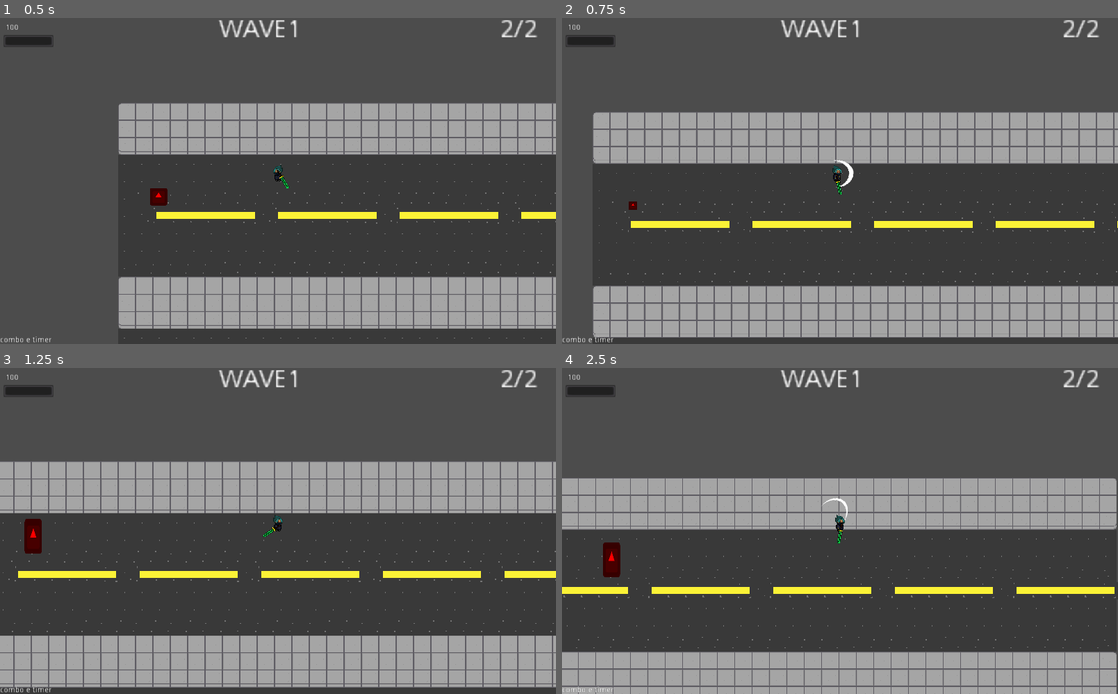
Above: before the commit, frames 1-4 (two rows, left to right).
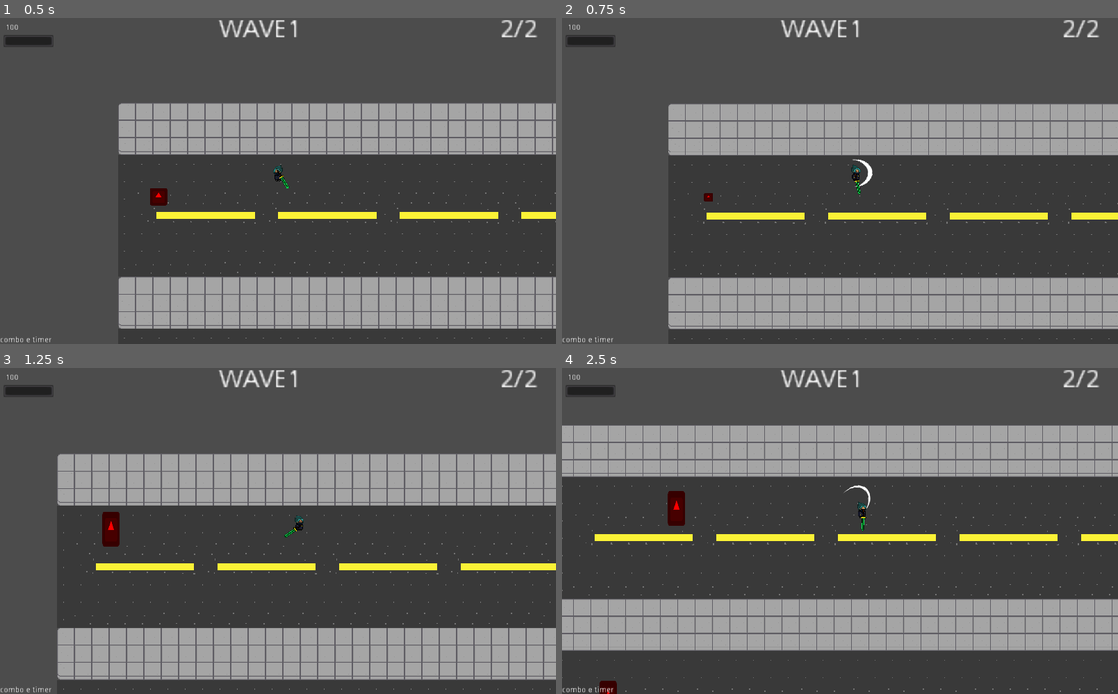
Above: after the commit, the same moments.

Repository: BielMaxBR/jam-do-renzk
Game: Godot game, scene res://scenes/Cenario/main.tscn
Two runs of this game, one before a commit and one after it. Both use one fixed random seed, a clock stepped at 60 frames per second and the inputs below. The engine's default icon, where the game draws it, is replaced by a stand-in: a white triangle on a blue panel in a dark square.
Inputs (mouse positions are in pixels of both pictures, inside the frame that each line leads up to):
- Up to frame 1 (0.5 s): no input
- Up to frame 2 (0.75 s): move the mouse to (962, 164) at 0.52 s; hold D (ui_right) from 0.53 s (still down); click (962, 164) at 0.6 s
- Up to frame 3 (1.25 s): keep holding D (ui_right)
- Up to frame 4 (2.5 s): move the mouse to (728, 547) at 1.27 s; release D (ui_right) at 1.28 s; hold S (ui_down) 1.28-2.03 s; click (728, 547) at 1.35 s; move the mouse to (895, 459) at 2.02 s; hold D (ui_right) from 2.03 s (still down); right-click (895, 459) at 2.1 s; click (895, 459) at 2.3 s

Frame 1 is identical in both runs. In frame 2, 21% of the frame differs, in the area x 5-100%, y 26-99%; in frame 3, 21%; in frame 4, 63%, in the area x 0-100%, y 17-100%.

Commit message:
detalhes..

Diff:
--- a/projeto do jogo da jam/scenes/player/camera_jogador.tscn
+++ b/projeto do jogo da jam/scenes/player/camera_jogador.tscn
@@ -3,6 +3,7 @@
 [ext_resource path="res://scripts/player/camera_jogador.gd" type="Script" id=1]
 
 [node name="camera_jogador" type="Camera2D"]
+smoothing_enabled = true
 script = ExtResource( 1 )
 
 [node name="tween_zoom" type="Tween" parent="."]
--- a/projeto do jogo da jam/scripts/cenario/spawner.gd
+++ b/projeto do jogo da jam/scripts/cenario/spawner.gd
@@ -8,5 +8,6 @@
 	if inimigo != null:
 		self.get_parent().add_child(inimigo)
 	else:
-		print("variavel do spawn = null")
+		#print("variavel do spawn = null")
+		pass
 	self.queue_free()
--- a/projeto do jogo da jam/scripts/inimigos/inimigo_melee_1.gd
+++ b/projeto do jogo da jam/scripts/inimigos/inimigo_melee_1.gd
@@ -50,10 +50,10 @@
 
 
 func inimigo_acertado(param_saude):
-	print("inimigo acertado ", param_saude)
-
+	#print("inimigo acertado ", param_saude)
+	pass
 
 func inimigo_morto(param_saude):
-	print("inimigo morto ", param_saude)
+	#print("inimigo morto ", param_saude)
 	emit_signal("morreu")
 	self.queue_free()
--- a/projeto do jogo da jam/scripts/inimigos/inimigo_melee_2.gd
+++ b/projeto do jogo da jam/scripts/inimigos/inimigo_melee_2.gd
@@ -38,10 +38,10 @@
 
 
 func inimigo_acertado(param_saude):
-	print("inimigo_acertado, saude: ", param_saude)
-
+	#print("inimigo_acertado, saude: ", param_saude)
+	pass
 
 func inimigo_morto(param_saude):
-	print("inimigo_morto, saude: ", param_saude)
+	#print("inimigo_morto, saude: ", param_saude)
 	emit_signal("morreu")
 	queue_free()
--- a/projeto do jogo da jam/scripts/inimigos/inimigo_ranged_1.gd
+++ b/projeto do jogo da jam/scripts/inimigos/inimigo_ranged_1.gd
@@ -56,10 +56,11 @@
 
 
 func inimigo_acertado():
-	print("inimigo acertado")
-
+	#print("inimigo acertado")
+	pass
 
 func inimigo_morto():
-	print("inimigo morto")
+	#print("inimigo morto")
+
 	emit_signal("morreu")
 	self.queue_free()
--- a/projeto do jogo da jam/scripts/player/camera_jogador.gd
+++ b/projeto do jogo da jam/scripts/player/camera_jogador.gd
@@ -13,7 +13,7 @@
 func camera_zoom(param_zoom):
 	#pega o zoom atual e soma a quantidade determinada pelo script, a variavel distancia_zoom é modificada no script do jogador, se ativar mais de uma vez, os zooms irao se somar
 	var zoom_atual = self.zoom
-	$"tween_zoom".interpolate_property(self, "zoom", zoom_atual, zoom_atual + param_zoom, 0.3, Tween.TRANS_LINEAR, Tween.EASE_OUT_IN)
+	$"tween_zoom".interpolate_property(self, "zoom", zoom_atual, zoom_atual + param_zoom, 0.1, Tween.TRANS_LINEAR, Tween.EASE_OUT_IN)
 	$"tween_zoom".start()
 
 
--- a/projeto do jogo da jam/scripts/player/player.gd
+++ b/projeto do jogo da jam/scripts/player/player.gd
@@ -72,7 +72,7 @@
 	if pode_ataque:
 		$"arma/area_ataque/colisao_area".disabled = false
 		var vetor_direcao = (get_global_mouse_position() - self.global_position).normalized()
-		move_and_slide(vetor_direcao*7000)
+		move_and_slide(vetor_direcao*700)
 
 		emit_signal("recuo", vetor_direcao, forca_recuo, cadencia_ataque/2)
 		var efeito = pre_efeito.instance()
@@ -104,12 +104,12 @@
 
 
 func jogador_acertado():
-	print("jogador_acertado")
-
+	#print("jogador_acertado")
+	pass
 
 func jogador_morto():
-	print("jogador_morto")
-
+	#print("jogador_morto")
+	pass
 
 func _on_area_ataque_area_entered(area):
 	area.hit(dano) #se o jogador acertar o inimigo...
Binary file added: projeto do jogo da jam/sprites/novo_poste.png
Not shown, added: projeto do jogo da jam/sprites/novo_poste.png.import
Binary file added: projeto do jogo da jam/sprites/personagem-correndo.png
Not shown, added: projeto do jogo da jam/sprites/personagem-correndo.png.import
Not shown, added: desenhos/RUN!.ase
